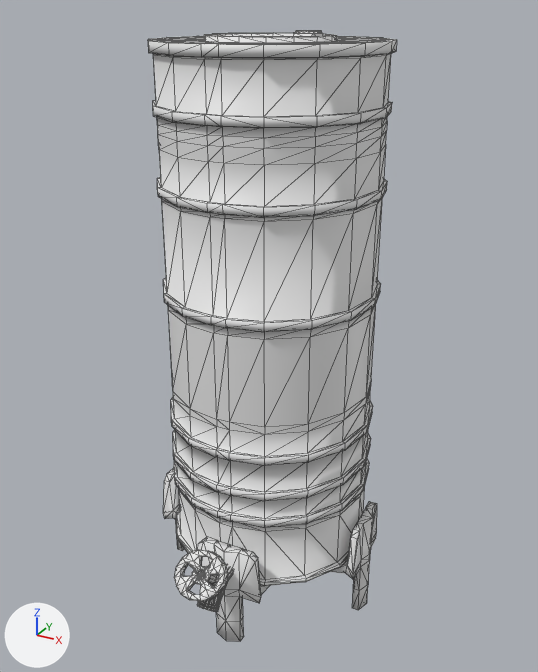
One commit to the glTF model assets/3d/props/rainbarrel/SM_RainBarrel_V01.glb: the scene before it, then after it.
Camera for both pictures: a camera (50 mm lens) standing at (0.756, -1.385, 1.362) and looking at (0.017, -0.04, 0.69). Lighting does not change. The marker at lower left points along +X, +Y and +Z. Mesh edges are drawn as thin lines. Vertices at the same position are counted once.

Objects in the first picture: 'SM_RainBarrel_Type_02.001'.
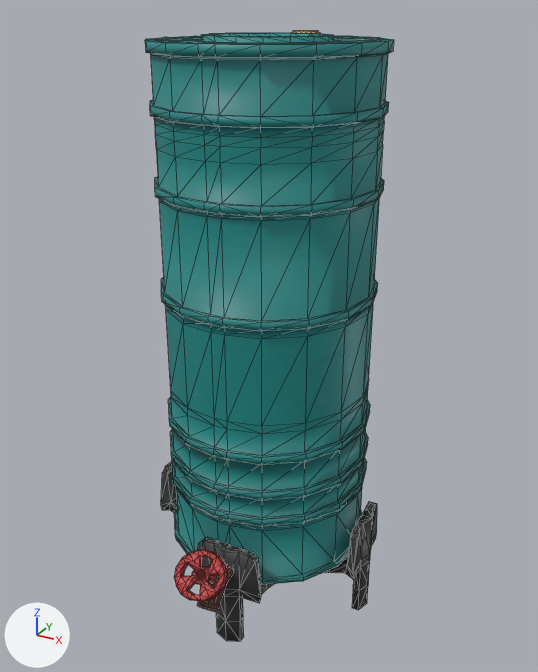
Boxes (x1, y1, x2, y2) around the edits, measured in the pictures (538 x 672 px; the box of a moved part takes in the faces that stretch with it):
```json
{"object": "SM_RainBarrel_Type_02.001", "change": "surface changed, reshaped", "before": [148, 30, 397, 642], "after": [145, 30, 394, 642], "on screen": "grey to cyan"}
{"part": 1, "of": "me_cylinder_006", "change": "moved or reshaped", "before": [148, 36, 397, 586], "after": [145, 36, 394, 585]}
{"part": 2, "of": "me_cylinder_006", "change": "moved or reshaped", "before": [295, 30, 323, 34], "after": [292, 30, 320, 34]}
{"part": 3, "of": "me_cylinder_006", "change": "added", "after": [161, 462, 177, 513]}
{"part": 4, "of": "me_cylinder_006", "change": "moved or reshaped", "before": [165, 33, 376, 44], "after": [163, 33, 372, 44]}
{"part": 5, "of": "me_cylinder_006", "change": "cut back", "before": [163, 466, 348, 594], "after": [260, 557, 348, 594]}
{"part": 6, "of": "me_cylinder_006", "change": "surface changed", "before": [174, 501, 377, 642], "after": [174, 501, 377, 642]}
```

The change, as JSON lines over the scene's bpy script:
```json
{"op": "add", "block": "img_rainbarrel_base_color", "code": ["img_rainbarrel_base_color = load_image('RainBarrel_Base_Color', '_unpacked/RainBarrel_Base_Color', 2048, 2048, 'sRGB')"]}
{"op": "remove", "block": "mat_m_rainbarrel_vertical", "code": "mat_m_rainbarrel_vertical.base_color = (0.8, 0.8, 0.8)  # white #e7e7e7"}
{"op": "add", "block": "mat_m_rainbarrel_vertical", "code": "mat_m_rainbarrel_vertical.texture = img_rainbarrel_base_color"}
{"op": "remove", "block": "mat_m_waterspouthandle", "code": "mat_m_waterspouthandle.base_color = (0.8, 0.8, 0.8)  # white #e7e7e7"}
{"op": "add", "block": "mat_m_waterspouthandle", "code": "mat_m_waterspouthandle.texture = img_rainbarrel_base_color"}
{"op": "remove", "block": "mat_m_waterspoutpipe", "code": "mat_m_waterspoutpipe.base_color = (0.8, 0.8, 0.8)  # white #e7e7e7"}
{"op": "add", "block": "mat_m_waterspoutpipe", "code": "mat_m_waterspoutpipe.texture = img_rainbarrel_base_color"}
{"op": "remove", "block": "mat_m_rainbarrel_cap", "code": "mat_m_rainbarrel_cap.base_color = (0.8, 0.8, 0.8)  # white #e7e7e7"}
{"op": "add", "block": "mat_m_rainbarrel_cap", "code": "mat_m_rainbarrel_cap.texture = img_rainbarrel_base_color"}
{"op": "remove", "block": "mat_m_rainbarrelholder", "code": "mat_m_rainbarrelholder.base_color = (0.8, 0.8, 0.8)  # white #e7e7e7"}
{"op": "add", "block": "mat_m_rainbarrelholder", "code": "mat_m_rainbarrelholder.texture = img_rainbarrel_base_color"}
{"block": "me_cylinder_006", "where": "# used by ob_sm_rainbarrel_type_02_001; location = (0.0, 0.0, 0.0)"}
{"op": "remove", "block": "me_cylinder_006", "code": "me_cylinder_006.from_pydata(...)  # 1706 vertices, 3350 faces; spans x -0.273..0.275, y -0.414..0.275, z -0.001..1.319"}
{"op": "add", "block": "me_cylinder_006", "code": "me_cylinder_006.from_pydata(...)  # 1686 vertices, 3302 faces; spans x -0.292..0.275, y -0.414..0.275, z -0.001..1.319"}
{"block": "me_cylinder_006", "change": "me_cylinder_006 part 1: the loose piece of 830 vertices spanning x -0.245..0.245, y -0.243..0.243, z 0.12..1.307 is moved by (-0.006, 0.0, 0.0)"}
{"block": "me_cylinder_006", "change": "me_cylinder_006 part 2: the loose piece of 69 vertices spanning x -0.033..0.029, y 0.136..0.198, z 1.307..1.319 is moved by (-0.006, 0.0, 0.0)"}
{"block": "me_cylinder_006", "change": "me_cylinder_006 part 3: a new loose piece of 66 vertices spanning x -0.292..-0.155, y -0.088..0.084, z -0.001..0.261, in mat_m_rainbarrelholder (picture img_rainbarrel_base_color)"}
{"block": "me_cylinder_006", "change": "me_cylinder_006 part 4: 114 vertices removed from x -0.212..0.219, y -0.222..0.21, z 1.306..1.316; 114 vertices added at x -0.225..0.212, y -0.222..0.21, z 1.306..1.316"}
{"block": "me_cylinder_006", "change": "me_cylinder_006 part 5: 36 vertices moved from x -0.069..0.219, y -0.217..0.219, z 0.099..0.152 to x -0.069..0.205, y -0.202..0.201, z 0.089..0.152; 110 vertices removed from x -0.273..0.145, y -0.143..0.145, z -0.001..0.261; 24 vertices added at x -0.064..0.149, y -0.138..0.146, z 0.089..0.114"}
{"block": "me_cylinder_006", "change": "me_cylinder_006 part 6: 1106 kept faces spanning x -0.084..0.275, y -0.414..0.275, z -0.001..0.306 get new texture (UV) coordinates"}
```
